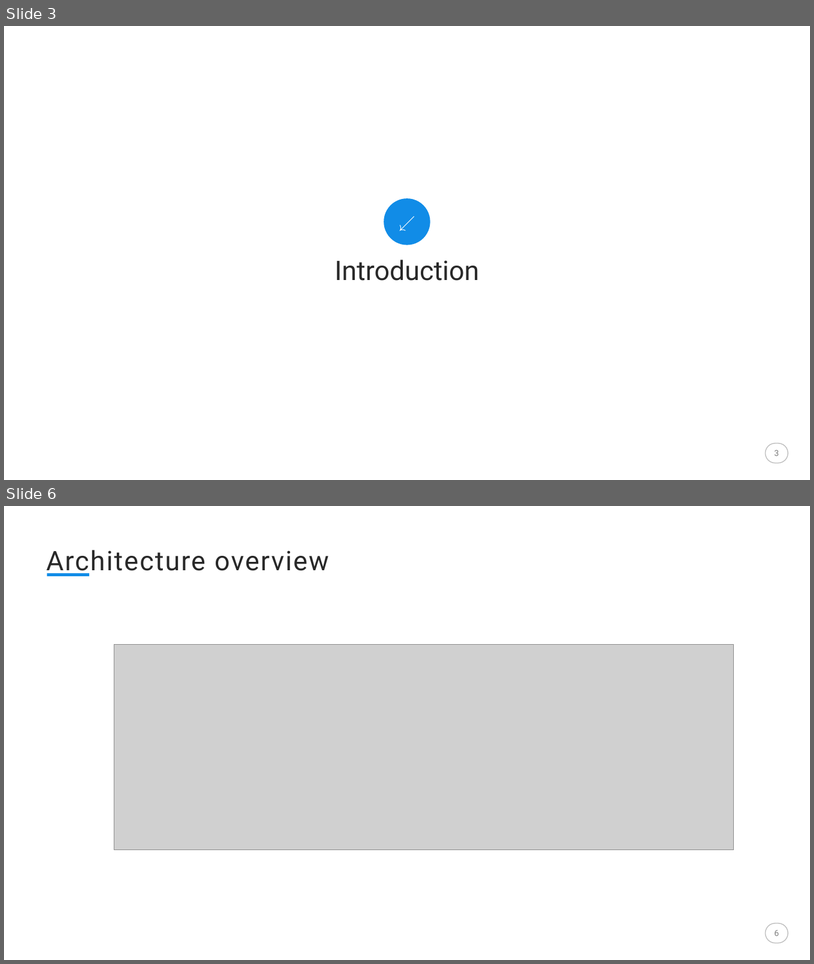
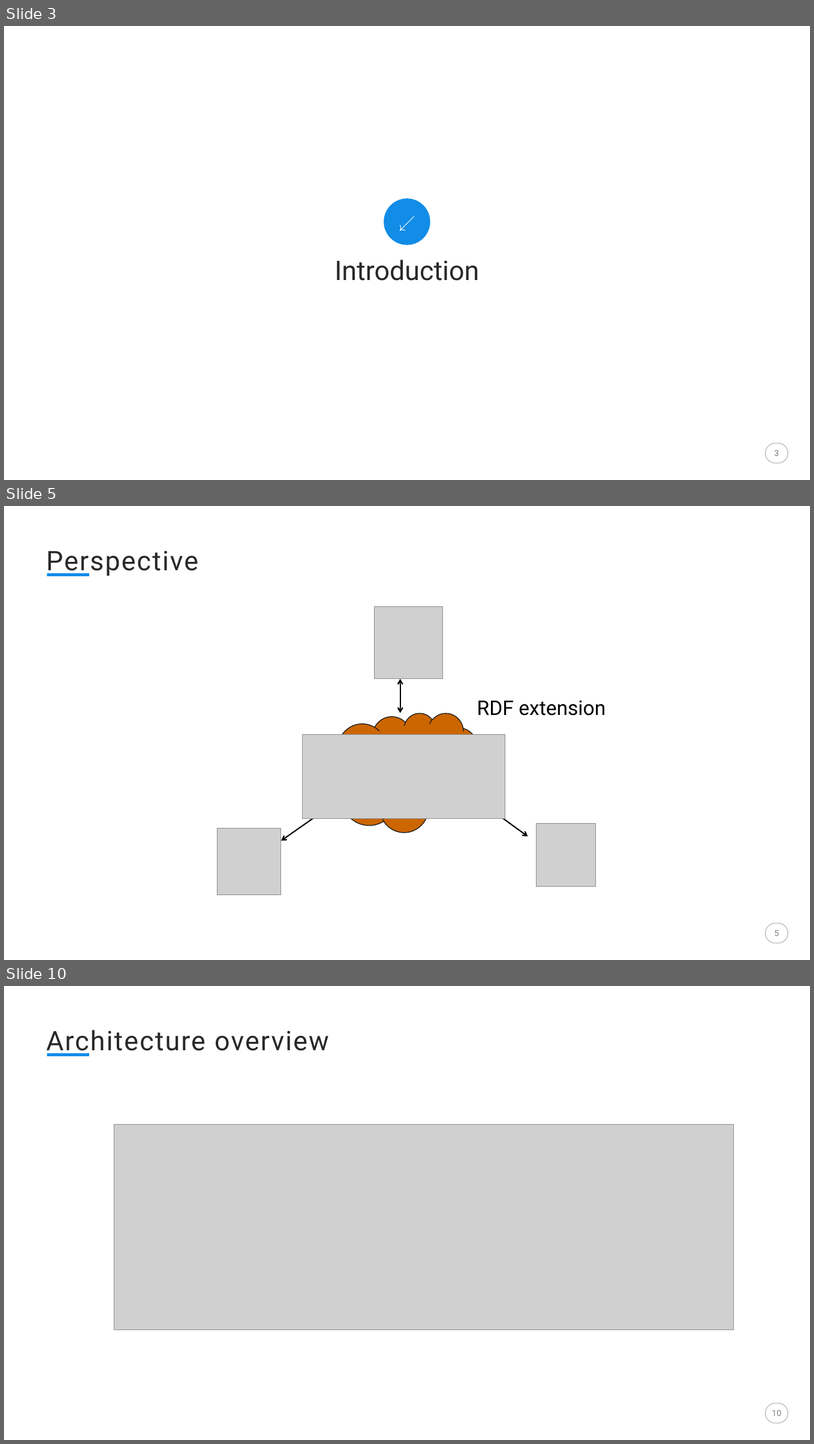
Before and after one commit to EIS-Bonn/MA-INF3232-Lab-SS2015, a slide deck: GroupF/Presentations/Final Presentation.pptx. Shown one above the other, each under a label of ours: slides 3 and 6 before the commit, slides 3, 5 and 10 after it; the slides between them are not shown. The pictures are 814x964 and 814x1444 pixels, drawn with LibreOffice and Linux fonts; fonts in the diff are those of the drawing; grey boxes stand for pictures. Boxes give left, top, right and bottom in pixels: in the first picture for what was removed or moved away, otherwise in the second. Text is boxed around its words. In the diff, an @@ line names an element or a change of style, - is before the commit and + after.

```diff
--- a/GroupF/Presentations/Final Presentation.pptx
+++ b/GroupF/Presentations/Final Presentation.pptx
@@ slide 5 added at [4,506,810,960], background #FFFFFF; not listed: 2 template elements that a slide beside it also shows @@
@@ text added at [46,550,198,576], 32 pt, text #282828 @@
+Perspective
@@ text added at [477,700,606,715], 24 pt, text #000000 @@
+RDF extension
@@ thought cloud added at [324,713,482,832], fill #CC6600, outline #202020 1 pt @@
@@ group added at [218,606,597,895]: 4 pictures, 3 double arrows @@
@@ page number added at [774,930,779,936], 10 pt, text #808080 @@
+5
@@ what was slide 6 is now slide 10 @@
@@ page number at [772,1410,782,1416]: text changed @@
-6
+10
```
Also in this commit, not shown: 5 slides changed, 3 other slides added.
